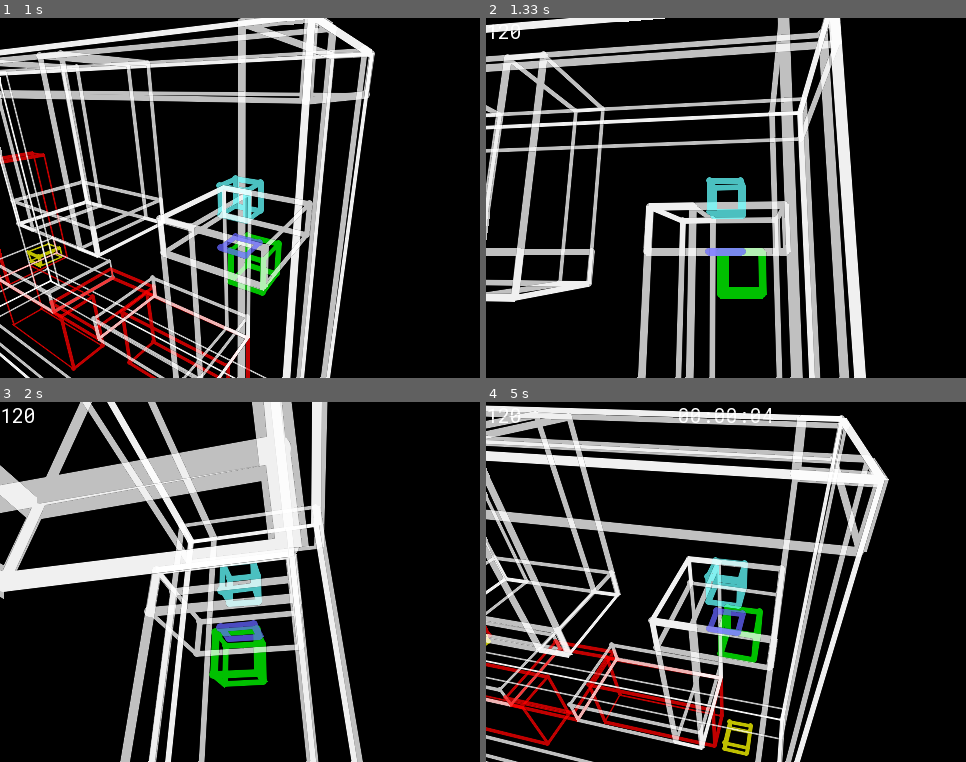
Above: before the commit, frames 1-4 (two rows, left to right).
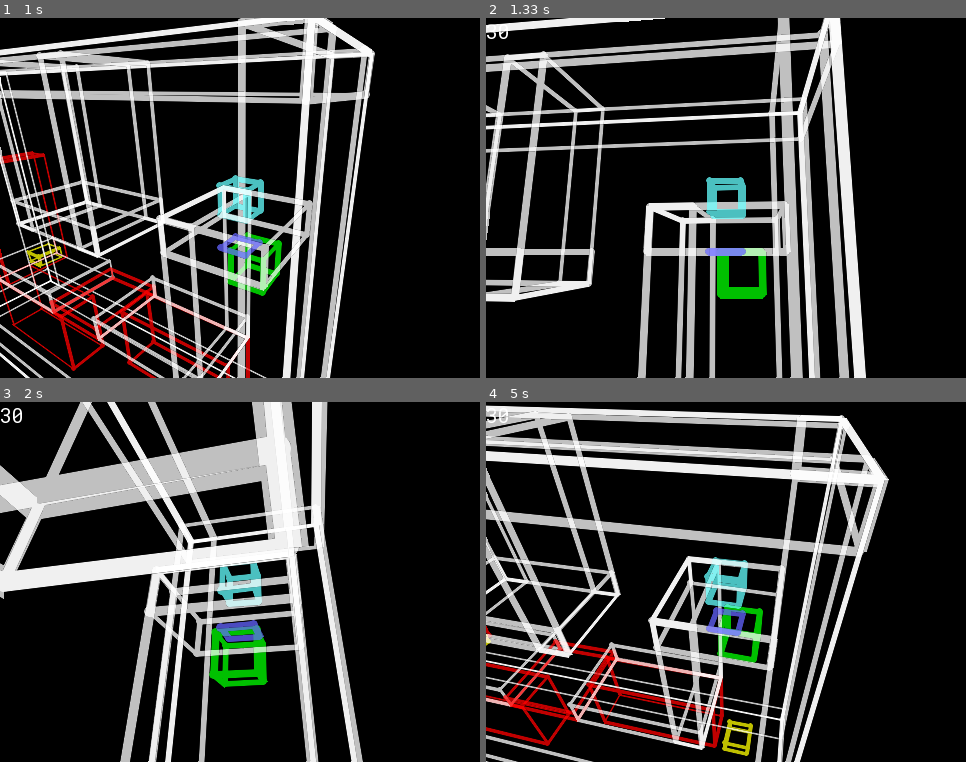
Above: after the commit, the same moments.

Repository: scar7053/blockz-pygame
Game: pygame game, started from blockz.py
Same seed, same stepped clock (60 frames per second), same inputs: the game is played once before the commit and once after it.
Inputs (mouse positions are in pixels of both pictures, inside the frame that each line leads up to):
- Up to frame 1 (1 s): click (220, 212) at 0.38 s; hold Right from 0.67 s (still down); move the mouse to (240, 219) at 0.7 s
- Up to frame 2 (1.33 s): release Right at 1.13 s; hold Up from 1.17 s (still down); tap F at 1.23 s
- Up to frame 3 (2 s): release Up at 1.47 s; hold Right 1.5-1.97 s; tap F at 1.57, 1.87 s
- Up to frame 4 (5 s): hold Left 2-2.53 s; tap F at 2.07, 2.37, 2.63, 2.97, 3.27, 3.4, 3.8, 4.1, 4.47, 4.87 s; tap T at 2.15, 3.48, 4.95 s; hold Down 2.57-2.87 s; hold Left 2.9-3.3 s; hold Up 3.33-3.7 s; hold Right 3.73-4.37 s; hold Down 4.4-4.77 s; hold Left from 4.8 s (still down)

Frame 1 is identical in both runs. In frame 2, less than 0.1% of the frame differs, in the area x 0-8%, y 1-6%; in frame 3, 0.2%; in frame 4, 0.3%, in the area x 0-60%, y 1-6%.

Commit message:
changed the fps to 30

Diff:
--- a/blockz.py
+++ b/blockz.py
@@ -7,7 +7,7 @@
 pygame.init()
 pygame.mixer.init()
 
-FPS = 240
+FPS = 30
 WIDTH,HEIGHT = 480,360
 screen = pygame.display.set_mode((WIDTH,HEIGHT), pygame.SCALED | pygame.FULLSCREEN)
 pygame.display.set_caption("Blockz")
